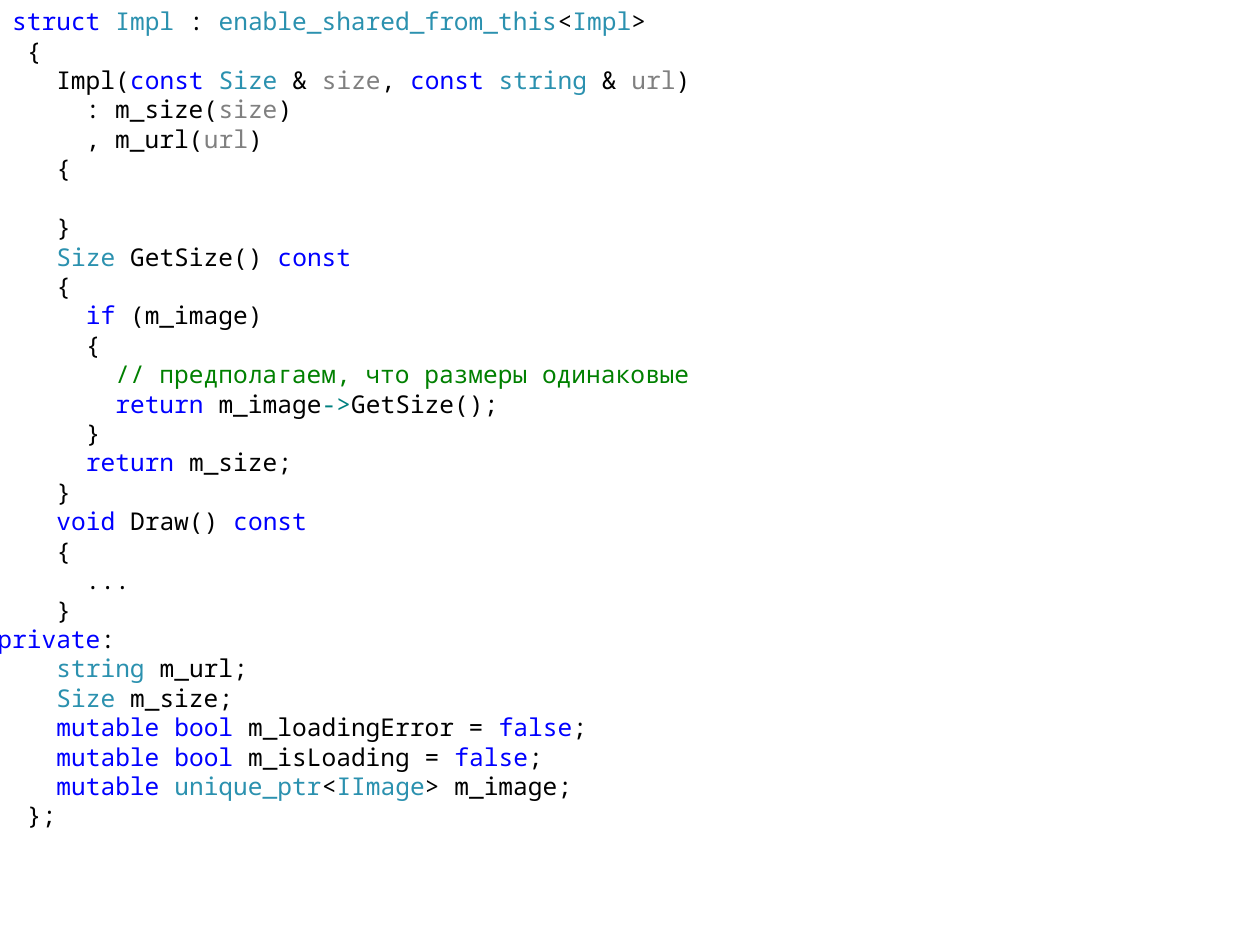
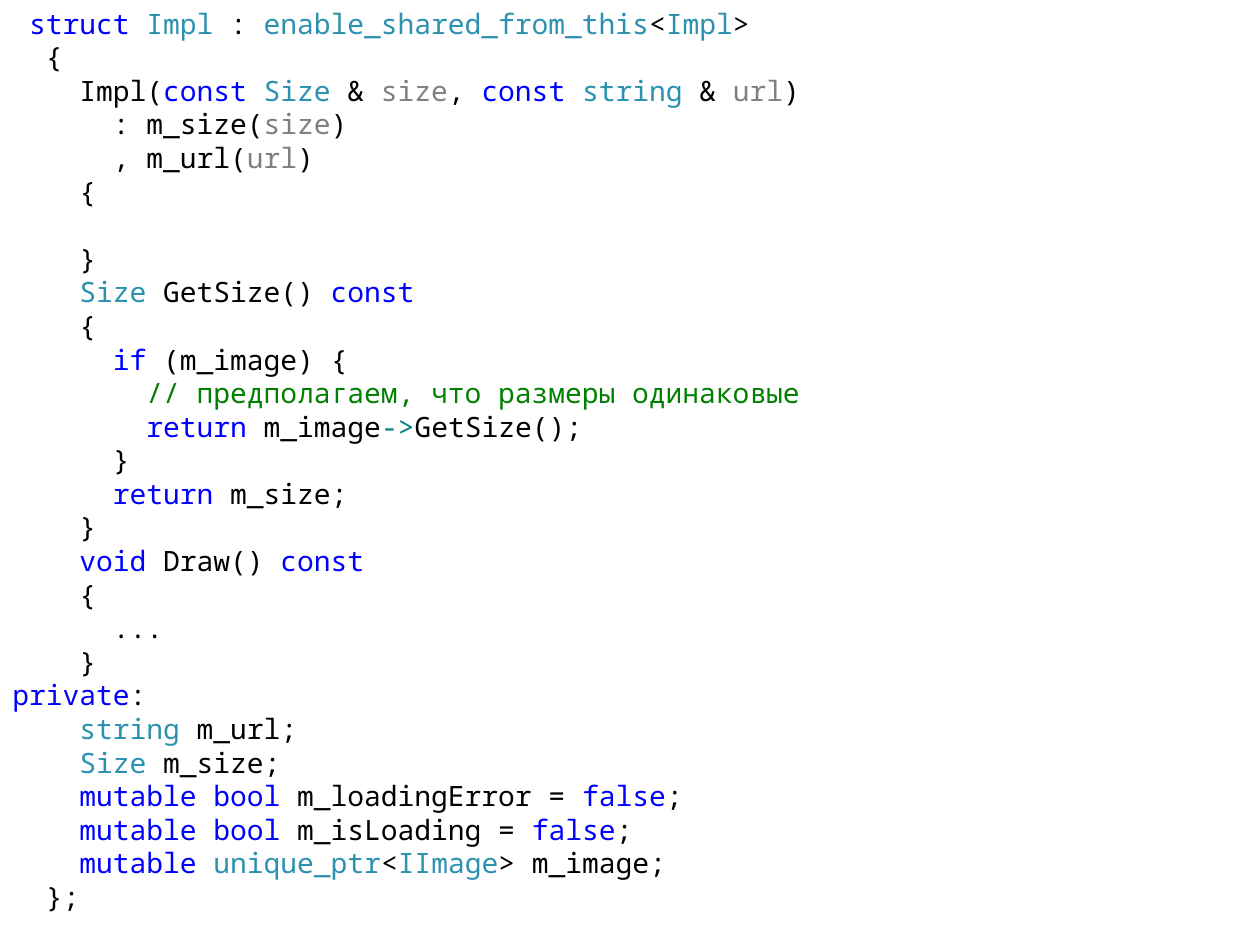
Before and after one commit to iv-sergius/ood, a slide deck: slide 11 of lectures/12.proxy/proxy.pptx. Drawn at 1260x945 pixels with LibreOffice and Linux fonts; fonts in the diff are those of the drawing. Boxes give left, top, right and bottom in pixels: in the first picture for what was removed or moved away, otherwise in the second. Text is boxed around its words. In the diff, an @@ line names an element or a change of style, - is before the commit and + after.

```diff
--- a/lectures/12.proxy/proxy.pptx
+++ b/lectures/12.proxy/proxy.pptx
@@ text "struct Impl : enable_shared_from_this<Impl>" moved from (x1=0, y1=11, x2=690, y2=801) to (x1=12, y1=12, x2=800, y2=880) @@
@@ text at (x1=12, y1=12, x2=800, y2=880): size 14 to 16 pt @@
@@ text at (x1=113, y1=348, x2=314, y2=377): text changed; size 14 to 16 pt @@
-if (m_image)
-{
+if (m_image) {
```
Also in this commit, not shown: 14 other slides changed.
